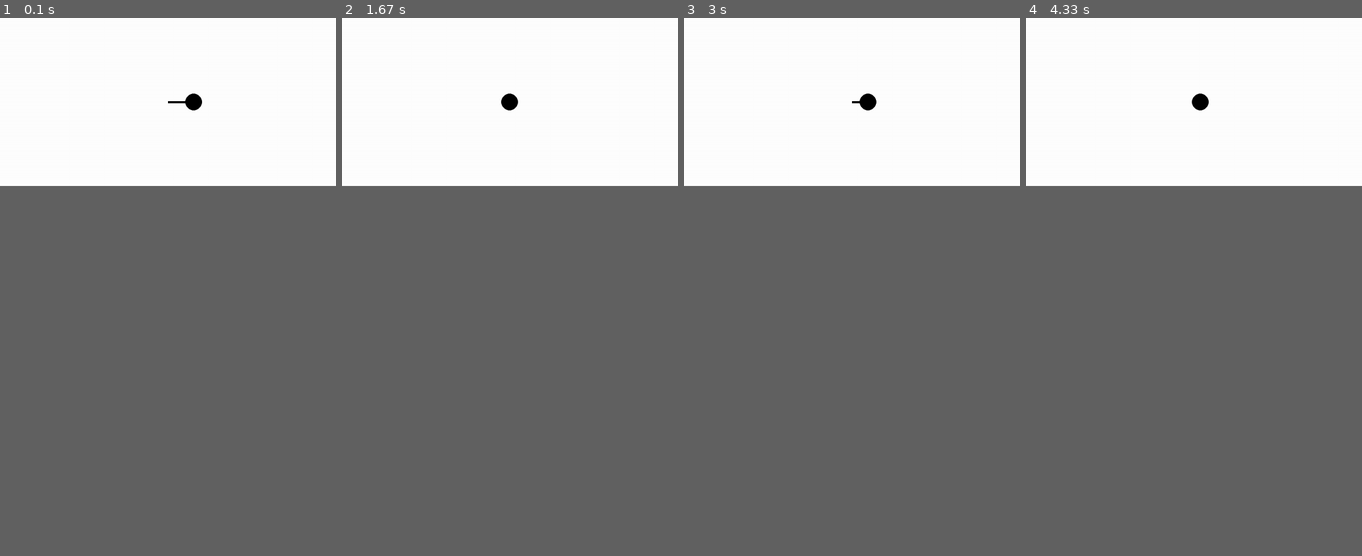
Above: before the commit, frames 1-4 (left to right).
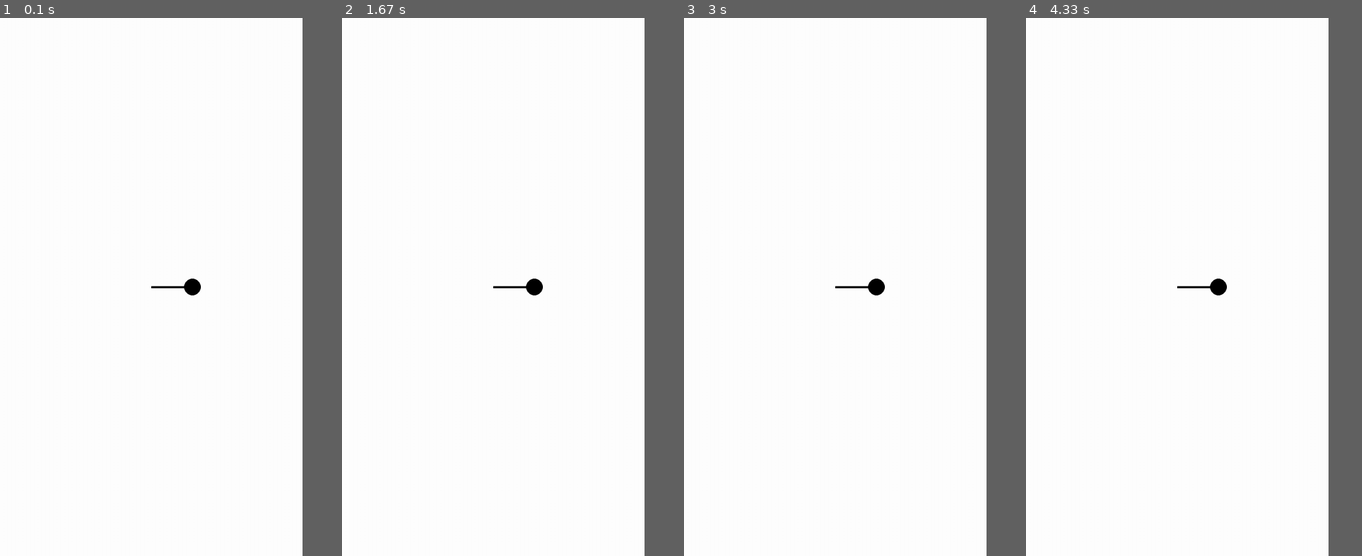
Above: after the commit, the same moments.

Repository: JBalsells/physics_simulations
Game: pygame game, started from hooke_law/hooke_law.py
Same seed, same stepped clock (60 frames per second), same inputs: the game is played once before the commit and once after it.
Inputs:
- Up to frame 1 (0.1 s): no input
- Up to frame 2 (1.67 s): no input
- Up to frame 3 (3 s): no input
- Up to frame 4 (4.33 s): no input
In our replay, the window is 562x281 before the commit and 506x900 after it. These sizes can differ from the game's own. Grey fills any space a smaller window leaves; there, only what the larger window draws over its background counts as a difference.

The runs differ from the first frame. In frame 1, 0.3% of the frame differs, in the area x 45-61%, y 14-52%; in frame 2, 0.3%; in frame 3, 0.3%; in frame 4, 0.3%.

Commit message:
Hooke Law code

Diff:
--- a/hooke_law/hooke_law.py
+++ b/hooke_law/hooke_law.py
@@ -1,46 +1,51 @@
 import pygame
 import math
 
-# Configuración inicial
-WIDTH, HEIGHT = 800, 400
 WHITE = (255, 255, 255)
-BLACK = (0, 0, 0)
 
-# Propiedades del resorte
-k = 0.1  # Constante del resorte
-mass = 5  # Masa del objeto
-damping = 0.99  # Amortiguamiento
-x_equilibrium = WIDTH // 2  # Posición de equilibrio
-displacement = 100  # Desplazamiento inicial
-velocity = 0  # Velocidad inicial
+class Hooke():
 
-def hooke_force(x):
-    return -k * x  # Ley de Hooke
+    def __init__(self, width, height):
+        self.WIDTH = width
+        self.HEIGHT = height
+        self.COLOR = (0, 0, 0)
+
+        self.k = 0.1
+        self.mass = 5
+        self.damping = 0.99
+        self.x_equilibrium = self.WIDTH // 2
+        self.displacement = 100
+        self.velocity = 0
+
+        self.force = self.hooke_force(self.displacement)
+
+        self.acceleration = self.force / self.mass
+
+    def hooke_force(self, x):
+        return -self.k * x
 
 def main():
-    global displacement, velocity
     pygame.init()
+
+    info = pygame.display.Info()
+    WIDTH = info.current_h
+    HEIGHT = info.current_w
+
     screen = pygame.display.set_mode((WIDTH, HEIGHT))
     clock = pygame.time.Clock()
-    running = True
 
-    while running:
+    while True:
         screen.fill(WHITE)
-        for event in pygame.event.get():
-            if event.type == pygame.QUIT:
-                running = False
 
-        # Aplicar la Ley de Hooke y actualizar la física
-        force = hooke_force(displacement)
-        acceleration = force / mass
-        velocity += acceleration
-        velocity *= damping  # Aplicar amortiguamiento
-        displacement += velocity
+        h = Hooke(WIDTH, HEIGHT)
 
-        # Dibujar el resorte
-        ball_x = int(x_equilibrium + displacement)
-        pygame.draw.line(screen, BLACK, (x_equilibrium, HEIGHT // 2), (ball_x, HEIGHT // 2), 5)
-        pygame.draw.circle(screen, BLACK, (ball_x, HEIGHT // 2), 20)
+        h.velocity += h.acceleration
+        h.velocity *= h.damping
+        h.displacement += h.velocity
+
+        ball_x = int(h.x_equilibrium + h.displacement)
+        pygame.draw.line(screen, h.COLOR, (h.x_equilibrium, HEIGHT // 2), (ball_x, HEIGHT // 2), 5)
+        pygame.draw.circle(screen, h.COLOR, (ball_x, HEIGHT // 2), 20)
 
         pygame.display.flip()
         clock.tick(60)
--- /dev/null
+++ b/hooke_law/hooke_law_simple.py
@@ -0,0 +1,51 @@
+import pygame
+import math
+
+# Configuración inicial
+WIDTH, HEIGHT = 800, 400
+WHITE = (255, 255, 255)
+BLACK = (0, 0, 0)
+
+# Propiedades del resorte
+k = 0.1  # Constante del resorte
+mass = 5  # Masa del objeto
+damping = 0.99  # Amortiguamiento
+x_equilibrium = WIDTH // 2  # Posición de equilibrio
+displacement = 100  # Desplazamiento inicial
+velocity = 0  # Velocidad inicial
+
+def hooke_force(x):
+    return -k * x  # Ley de Hooke
+
+def main():
+    global displacement, velocity
+    pygame.init()
+    screen = pygame.display.set_mode((WIDTH, HEIGHT))
+    clock = pygame.time.Clock()
+    running = True
+
+    while running:
+        screen.fill(WHITE)
+        for event in pygame.event.get():
+            if event.type == pygame.QUIT:
+                running = False
+
+        # Aplicar la Ley de Hooke y actualizar la física
+        force = hooke_force(displacement)
+        acceleration = force / mass
+        velocity += acceleration
+        velocity *= damping  # Aplicar amortiguamiento
+        displacement += velocity
+
+        # Dibujar el resorte
+        ball_x = int(x_equilibrium + displacement)
+        pygame.draw.line(screen, BLACK, (x_equilibrium, HEIGHT // 2), (ball_x, HEIGHT // 2), 5)
+        pygame.draw.circle(screen, BLACK, (ball_x, HEIGHT // 2), 20)
+
+        pygame.display.flip()
+        clock.tick(60)
+
+    pygame.quit()
+
+if __name__ == "__main__":
+    main()
--- a/projectile launcher/projectile_no_1.py
+++ /dev/null
@@ -1,72 +0,0 @@
-import pygame
-import math
-import time
-
-# Inicializar pygame
-pygame.init()
-
-# Configuración de la pantalla
-WIDTH, HEIGHT = 800, 600
-screen = pygame.display.set_mode((WIDTH, HEIGHT))
-pygame.display.set_caption("Simulación de Lanzamiento de Proyectil")
-
-# Colores
-WHITE = (255, 255, 255)
-RED = (255, 0, 0)
-
-# Parámetros físicos
-g = 9.81  # Gravedad (m/s^2)
-dt = 0.005  # Paso de tiempo
-coef_rebote = 0.7  # Coeficiente de restitución para el rebote
-
-# Convertir coordenadas a las de pygame
-def convertir_coordenadas(x, y):
-    return int(x), HEIGHT - int(y)
-
-def lanzar_proyectil(velocidad, angulo):
-    angulo_rad = math.radians(angulo)
-    vx = velocidad * math.cos(angulo_rad)
-    vy = velocidad * math.sin(angulo_rad)
-
-    x, y = 50, 50  # Posición inicial
-    trayectoria = [(x, y)]
-
-    while x < WIDTH:
-        x += vx * dt
-        vy -= g * dt
-        y += vy * dt
-
-        if y <= 50:
-            y = 50
-            vy = -vy * coef_rebote
-            if abs(vy) < 1:  # Condición de parada si la velocidad es muy baja
-                break
-
-        trayectoria.append((x, y))
-
-    return trayectoria
-
-def main():
-    running = True
-    trayectoria = lanzar_proyectil(70, 80)  # Velocidad de 50 m/s, ángulo de 45°
-
-    index = 0
-
-    while running:
-        screen.fill(WHITE)
-
-        for event in pygame.event.get():
-            if event.type == pygame.QUIT:
-                running = False
-
-        if index < len(trayectoria):
-            pygame.draw.circle(screen, RED, convertir_coordenadas(*trayectoria[index]), 10)
-            index += 1
-            time.sleep(dt/10)  # Reducir tiempo de espera para animación más fluida
-
-        pygame.display.flip()
-
-    pygame.quit()
-
-if __name__ == "__main__":
-    main()
--- a/temporal/recursividad.py
+++ /dev/null
@@ -1,46 +0,0 @@
-def factorial(n):
-    if n == 0:
-        return 1
-    else:
-        return n * factorial(n - 1)
-
-def factorial_no_recursivo(n):
-    resultado = 1
-    for i in range(2, n + 1):
-        resultado *= i
-    return resultado
-
-def fibonacci(n):
-    return n if n <= 1 else fibonacci(n - 1) + fibonacci(n - 2)
-
-def fibonacci_no_recursivo(n):
-    if n == 0:
-        return 0
-
-    primer_numero = 0
-    segundo_numero = 1
-
-    for _ in range(2, n + 1):
-        siguiente_numero = primer_numero + segundo_numero
-        primer_numero = segundo_numero
-        segundo_numero = siguiente_numero
-
-    return segundo_numero
-
-def suma_lista(lista):
-    if len(lista) == 0:
-        return 0
-    else:
-        return lista[0] + suma_lista(lista[1:])
-
-if __name__ == "__main__":
-    #num = int(input("Introduce un número: "))
-    #print(f"El factorial calculado en una funcion recursiva de {num} es {factorial(num)}")
-    #print(f"El factorial calculado en una funcion NO recursiva de {num} es {factorial_no_recursivo(num)}")
-
-    num = int(input("Introduce el término de Fibonacci que deseas calcular: "))
-    print(f"El término {num} de Fibonacci en una funcion recursiva es {fibonacci(num)}")
-    print(f"El término {num} de Fibonacci en una funcion NO recursiva es {fibonacci_no_recursivo(num)}")
-
-    #numeros = [1, 2, 3, 4, 5]
-    #print(f"La suma de la lista {numeros} es {suma_lista(numeros)}")
--- a/temporal/try_catch.py
+++ /dev/null
@@ -1,26 +0,0 @@
-def division_segura():
-    try:
-        num1 = float(input("Introduce el primer número: "))
-        num2 = float(input("Introduce el segundo número: "))
-        resultado = num1 / num2
-    except ZeroDivisionError:
-        return("Error: No se puede dividir entre cero.")
-    except ValueError:
-        return("Error: Debes ingresar números válidos.")
-    else:
-        return(f"El resultado es: {resultado}")
-
-def acceder_lista():
-    try:
-        numeros = [10, 20, 30, 40, 50]
-        print("Lista:", numeros)
-        indice = int(input("Introduce un índice para acceder al elemento: "))
-        return(f"El elemento en la posición {indice} es {numeros[indice]}")
-    except ValueError:
-        return("Error: Debes ingresar un número entero válido.")
-    except IndexError:
-        return("Error: Índice fuera de rango.")
-
-if __name__ == "__main__":
-    #response = division_segura()
-    response = acceder_lista()
Empty file added: hooke_law/__init__.py
Empty file added: monte_carlo_simulations/__init__.py
Renamed: projectile launcher/projectile_no_2.py -> projectile launcher/projectile_simple.py
